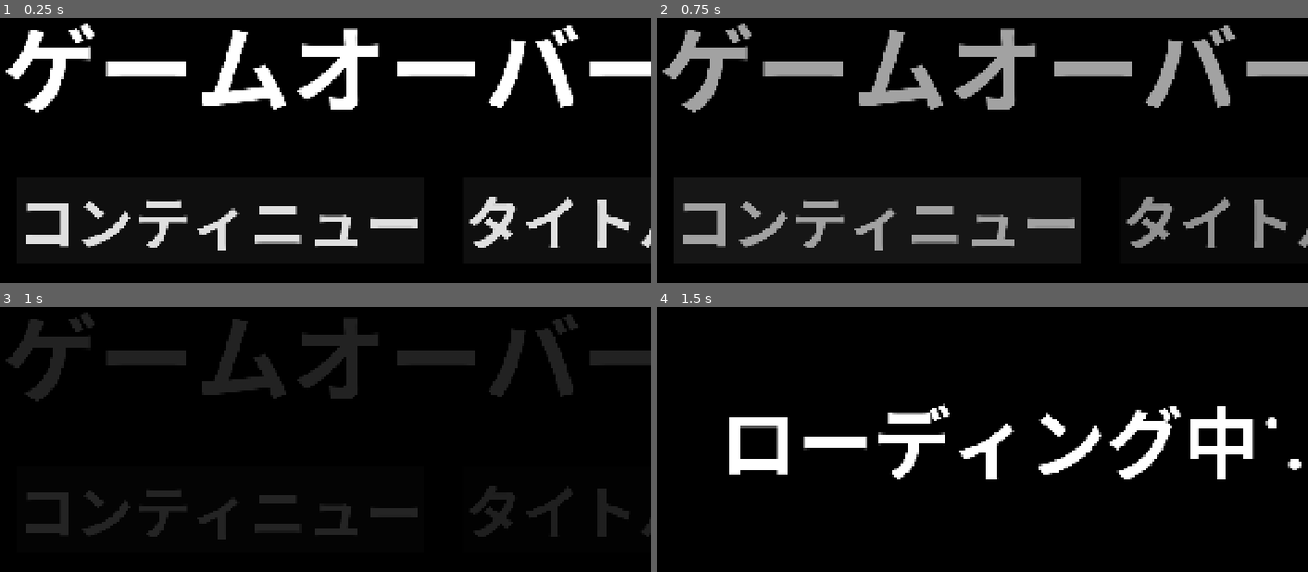
Above: before the commit, frames 1-4 (two rows, left to right).
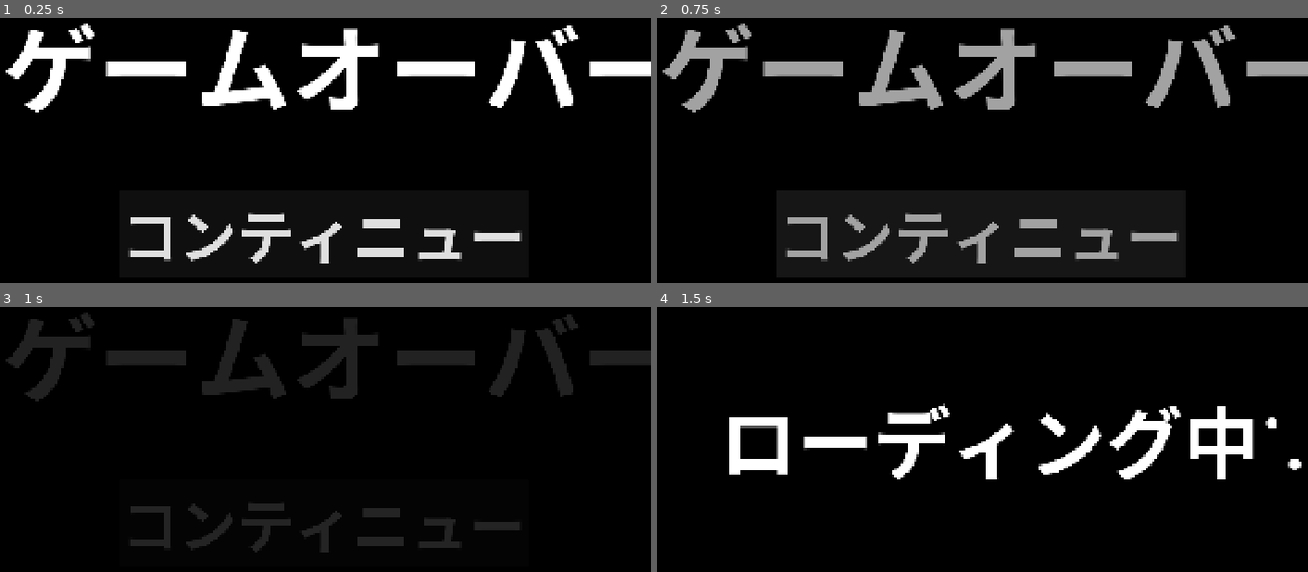
Above: after the commit, the same moments.

Repository: midry3/GodotSample2026
Game: Godot game, scene res://ingame/game_over.tscn
The game is run twice, just before and just after one commit, with the same random seed, the same clock (stepped at 60 frames per second) and the same inputs. This scene is started directly instead of the project's main scene.
Inputs:
- Up to frame 1 (0.25 s): no input
- Up to frame 2 (0.75 s): click "コンティニュー" at 0.5 s
- Up to frame 3 (1 s): no input
- Up to frame 4 (1.5 s): hold Right (right) from 1.28 s (still down)

The runs differ from the first frame. In frame 1, 5.9% of the frame differs, in the area x 3-100%, y 67-93%; in frame 2, 5.8%; in frame 3, 5.0%; in frame 4, nothing differs.

Commit message:
爆発SE追加

Diff:
--- a/action-game/ingame/block/hatena_block.gd
+++ b/action-game/ingame/block/hatena_block.gd
@@ -3,6 +3,7 @@
 @export var item: PackedScene
 
 @onready var collision := $CollisionShape2D
+@onready var emit_se := $AudioStreamPlayer2D
 
 var emitted := false
 
@@ -11,6 +12,7 @@
 	collision.disabled = true
 	emitted = true
 	await get_tree().create_timer(0.2).timeout
+	emit_se.play()
 	var i := item.instantiate() as ItemBase
 	i.global_position = global_position
 	i.freeze = true
--- a/action-game/ingame/block/hatena_block.tscn
+++ b/action-game/ingame/block/hatena_block.tscn
@@ -4,6 +4,7 @@
 [ext_resource type="Texture2D" uid="uid://dslx0i5ig2n6v" path="res://assets/map/blocks/hatena.png" id="2_ime3w"]
 [ext_resource type="Script" uid="uid://iyix6wtanbwn" path="res://ingame/block/hatena_block.gd" id="2_jb5dm"]
 [ext_resource type="Texture2D" uid="uid://dtxuwf5t8x20p" path="res://assets/map/blocks/normal.png" id="4_ahm73"]
+[ext_resource type="AudioStream" uid="uid://mevax3jd0pgg" path="res://assets/sound/demo_item_emit_se.wav" id="5_h464i"]
 
 [sub_resource type="SpriteFrames" id="SpriteFrames_jb5dm"]
 animations = [{
@@ -39,4 +40,8 @@
 [node name="CollisionShape2D" parent="." index="1" unique_id=2104412240]
 shape = SubResource("RectangleShape2D_ahm73")
 
+[node name="AudioStreamPlayer2D" type="AudioStreamPlayer2D" parent="." index="2" unique_id=579284397]
+stream = ExtResource("5_h464i")
+volume_db = -6.318
+
 [connection signal="hitted" from="." to="." method="_on_hitted"]
--- a/action-game/ingame/game_clear.tscn
+++ b/action-game/ingame/game_clear.tscn
@@ -24,6 +24,7 @@
 
 [node name="ToTitleButton" type="Button" parent="HBoxContainer" unique_id=843411228]
 process_mode = 3
+visible = false
 layout_mode = 2
 theme_override_font_sizes/font_size = 150
 text = "タイトル"
--- a/action-game/ingame/game_over.tscn
+++ b/action-game/ingame/game_over.tscn
@@ -19,10 +19,10 @@
 text = "ゲームオーバー！"
 
 [node name="HBoxContainer" type="HBoxContainer" parent="." unique_id=175454653]
-offset_left = 275.0
-offset_top = 668.0
-offset_right = 1594.0
-offset_bottom = 881.0
+offset_left = 543.0
+offset_top = 703.0
+offset_right = 1862.0
+offset_bottom = 916.0
 theme_override_constants/separation = 100
 
 [node name="ContinueButton" type="Button" parent="HBoxContainer" unique_id=685219760]
@@ -33,6 +33,7 @@
 
 [node name="ToTitleButton" type="Button" parent="HBoxContainer" unique_id=843411228]
 process_mode = 3
+visible = false
 layout_mode = 2
 theme_override_font_sizes/font_size = 150
 text = "タイトル"
--- a/action-game/ingame/item/bomb.gd
+++ b/action-game/ingame/item/bomb.gd
@@ -8,6 +8,7 @@
 @onready var smoke_anim := $SmokeAnimation
 @onready var bomb_area := $SmokeAnimation/Area2D/CollisionShape2D
 @onready var ignition_se := $AudioStreamPlayer2D
+@onready var bomber_se := $AudioStreamPlayer2D2
 
 var is_bombering := false
 
@@ -39,6 +40,7 @@
 		anim.hide()
 		smoke_anim.show()
 		smoke_anim.play()
+		bomber_se.play()
 		await get_tree().create_timer(0.3, false).timeout
 		bomb_area.disabled = false
 
--- a/action-game/ingame/item/bomb.tscn
+++ b/action-game/ingame/item/bomb.tscn
@@ -5,6 +5,7 @@
 [ext_resource type="Texture2D" uid="uid://b6ii0jq4awyrj" path="res://assets/map/items/bomb.png" id="2_o0h6f"]
 [ext_resource type="Texture2D" uid="uid://3k52ehe6xab2" path="res://assets/map/effects/smoke.png" id="4_pmp05"]
 [ext_resource type="AudioStream" uid="uid://djpvk8hq72gt7" path="res://assets/sound/demo_bomb_se.wav" id="5_u2gcj"]
+[ext_resource type="AudioStream" uid="uid://dp60dgggeyimg" path="res://assets/sound/demo_bomber_se.wav" id="6_336dy"]
 
 [sub_resource type="AtlasTexture" id="AtlasTexture_8hbf4"]
 atlas = ExtResource("2_o0h6f")
@@ -171,6 +172,9 @@
 [node name="AudioStreamPlayer2D" type="AudioStreamPlayer2D" parent="." index="4" unique_id=386315348]
 stream = ExtResource("5_u2gcj")
 
+[node name="AudioStreamPlayer2D2" type="AudioStreamPlayer2D" parent="." index="5" unique_id=1211699787]
+stream = ExtResource("6_336dy")
+
 [connection signal="animation_finished" from="AnimatedSprite2D" to="." method="_on_animated_sprite_2d_animation_finished"]
 [connection signal="animation_finished" from="SmokeAnimation" to="." method="_on_smoke_animation_animation_finished"]
 [connection signal="body_entered" from="SmokeAnimation/Area2D" to="." method="_on_area_2d_body_entered"]
--- a/action-game/project.godot
+++ b/action-game/project.godot
@@ -13,7 +13,7 @@
 config/name="ActionGame"
 run/main_scene="uid://d35ortra6oiac"
 config/features=PackedStringArray("4.6", "Forward Plus")
-config/icon="res://icon.svg"
+config/icon="uid://crkw7rs03i4nc"
 
 [autoload]
 
@@ -63,4 +63,5 @@
 
 textures/canvas_textures/default_texture_filter=0
 rendering_device/driver.windows="d3d12"
+textures/vram_compression/import_etc2_astc=true
 environment/defaults/default_clear_color=Color(0, 0, 0, 1)
Binary file added: action-game/assets/character/icon.png
Not shown, added: action-game/assets/character/icon.png.import
Not shown, added: action-game/assets/sound/demo_bomber_se.wav.import
Not shown, added: action-game/assets/sound/demo_item_emit_se.wav.import
Not shown, added: action-game/export_presets.cfg
Not shown, added: .gitignore
Not shown, added: action-game/assets/sound/demo_bomber_se.wav
Not shown, added: action-game/assets/sound/demo_item_emit_se.wav
